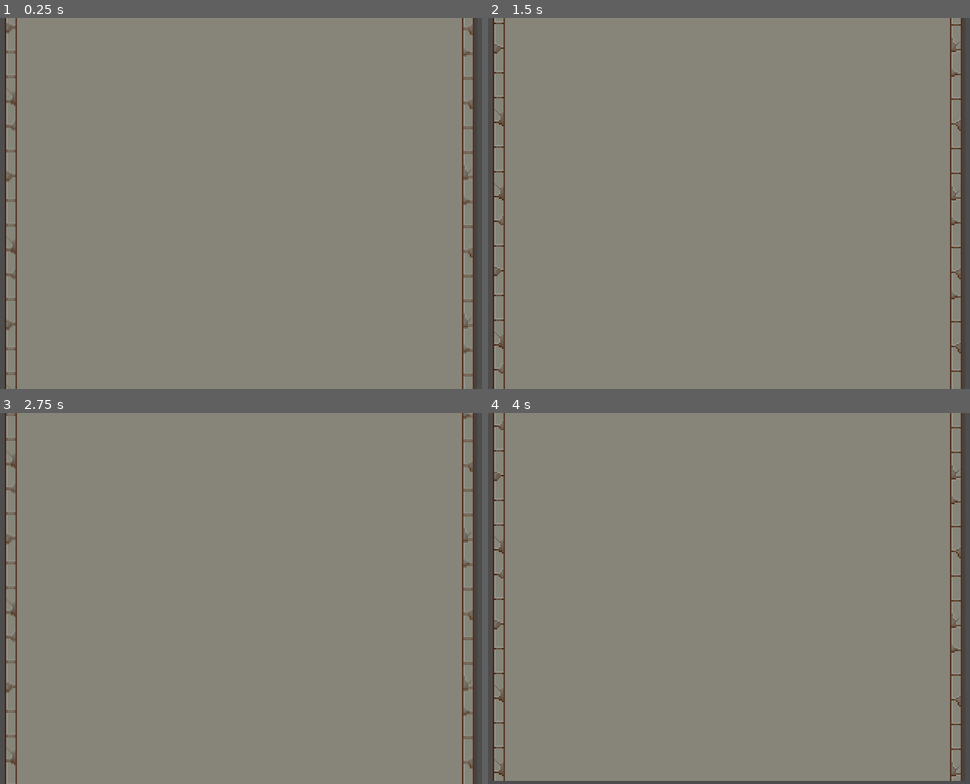
Above: before the commit, frames 1-4 (two rows, left to right).
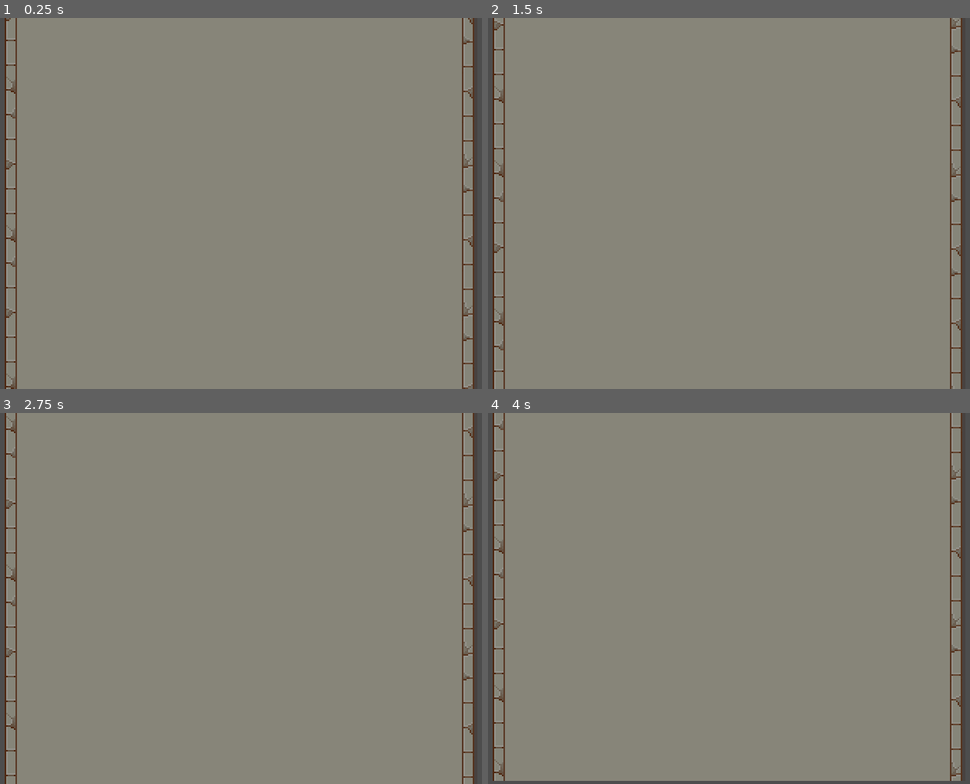
Above: after the commit, the same moments.

Repository: MRU-GDDC/MRUHACKS_WorkShop_2025
Game: Godot game, scene res://Templates/Scenes/Background.tscn
Two runs of this game, one before a commit and one after it. Both use one fixed random seed, a clock stepped at 60 frames per second and the inputs below. Before the commit the project has no main scene; this scene is started directly in both runs.
Inputs:
- Up to frame 1 (0.25 s): no input
- Up to frame 2 (1.5 s): no input
- Up to frame 3 (2.75 s): no input
- Up to frame 4 (4 s): no input

The runs differ from the first frame. In frame 1, 1.1% of the frame differs, in the area x 1-99%, y 0-100%; in frame 2, 0.8%; in frame 3, 1.0%; in frame 4, nothing differs.

Commit message:
final update

Diff:
--- a/2025_fall_workshop/Templates/Scenes/BossAttackSpawner.tscn
+++ b/2025_fall_workshop/Templates/Scenes/BossAttackSpawner.tscn
@@ -3,7 +3,7 @@
 [ext_resource type="Script" uid="uid://cahub8vkh3s4o" path="res://Templates/scripts/boss_bullet_spawner.gd" id="1_up6ur"]
 [ext_resource type="PackedScene" uid="uid://iacx0o04fr3e" path="res://Templates/Scenes/BossProjectile.tscn" id="2_xj44u"]
 
-[node name="Attack_Spawner" type="Node2D"]
+[node name="AttackSpawner" type="Node2D"]
 script = ExtResource("1_up6ur")
 boss_projectile = ExtResource("2_xj44u")
 
--- a/2025_fall_workshop/Templates/Scenes/BossProjectile.tscn
+++ b/2025_fall_workshop/Templates/Scenes/BossProjectile.tscn
@@ -6,7 +6,7 @@
 [sub_resource type="RectangleShape2D" id="RectangleShape2D_p1sfj"]
 size = Vector2(8.03982, 36)
 
-[node name="Boss Projectile" type="Area2D"]
+[node name="BossProjectile" type="Area2D"]
 script = ExtResource("1_k447w")
 
 [node name="CollisionShape2D" type="CollisionShape2D" parent="."]
--- a/2025_fall_workshop/Templates/Scenes/GameEndUi.tscn
+++ b/2025_fall_workshop/Templates/Scenes/GameEndUi.tscn
@@ -2,28 +2,19 @@
 
 [ext_resource type="Script" uid="uid://3h2argymey3" path="res://Templates/scripts/ConclusionUi.gd" id="1_rb6mv"]
 
-[node name="SendScreen" type="Control"]
+[node name="GameEndUi" type="Control"]
 process_mode = 3
+custom_minimum_size = Vector2(320, 240)
 layout_mode = 3
-anchors_preset = 15
-anchor_right = 1.0
-anchor_bottom = 1.0
-grow_horizontal = 2
-grow_vertical = 2
-size_flags_horizontal = 4
+anchors_preset = 0
+offset_right = 320.0
+offset_bottom = 240.0
+size_flags_horizontal = 6
+size_flags_vertical = 6
 script = ExtResource("1_rb6mv")
 
-[node name="Winning" type="Panel" parent="."]
-visible = false
-layout_mode = 1
-anchors_preset = 15
-anchor_right = 1.0
-anchor_bottom = 1.0
-grow_horizontal = 2
-grow_vertical = 2
-rotation = 0.0146618
-
-[node name="VBoxContainer" type="VBoxContainer" parent="Winning"]
+[node name="PanelContainer" type="PanelContainer" parent="."]
+custom_minimum_size = Vector2(320, 240)
 layout_mode = 1
 anchors_preset = 15
 anchor_right = 1.0
@@ -31,12 +22,25 @@
 grow_horizontal = 2
 grow_vertical = 2
 
-[node name="name" type="Label" parent="Winning/VBoxContainer"]
+[node name="Winning" type="Panel" parent="PanelContainer"]
+layout_mode = 2
+size_flags_horizontal = 4
+size_flags_vertical = 4
+
+[node name="VBoxContainer" type="VBoxContainer" parent="PanelContainer/Winning"]
+layout_mode = 1
+anchors_preset = 15
+anchor_right = 1.0
+anchor_bottom = 1.0
+grow_horizontal = 2
+grow_vertical = 2
+
+[node name="name" type="Label" parent="PanelContainer/Winning/VBoxContainer"]
 layout_mode = 2
 size_flags_horizontal = 4
 text = "Game Won"
 
-[node name="score" type="Label" parent="Winning/VBoxContainer"]
+[node name="score" type="Label" parent="PanelContainer/Winning/VBoxContainer"]
 layout_mode = 2
 size_flags_horizontal = 4
 text = "Score
@@ -44,21 +48,16 @@
 horizontal_alignment = 1
 vertical_alignment = 1
 
-[node name="Try again" type="Button" parent="Winning/VBoxContainer"]
+[node name="Try again" type="Button" parent="PanelContainer/Winning/VBoxContainer"]
 layout_mode = 2
 text = "Play Again"
 
-[node name="Lost" type="Panel" parent="."]
-visible = false
-layout_mode = 1
-anchors_preset = 15
-anchor_right = 1.0
-anchor_bottom = 1.0
-grow_horizontal = 2
-grow_vertical = 2
-rotation = 0.0146618
+[node name="Lost" type="Panel" parent="PanelContainer"]
+layout_mode = 2
+size_flags_horizontal = 4
+size_flags_vertical = 4
 
-[node name="VBoxContainer" type="VBoxContainer" parent="Lost"]
+[node name="VBoxContainer" type="VBoxContainer" parent="PanelContainer/Lost"]
 layout_mode = 1
 anchors_preset = 15
 anchor_right = 1.0
@@ -66,14 +65,14 @@
 grow_horizontal = 2
 grow_vertical = 2
 
-[node name="Label" type="Label" parent="Lost/VBoxContainer"]
+[node name="Label" type="Label" parent="PanelContainer/Lost/VBoxContainer"]
 layout_mode = 2
 size_flags_horizontal = 4
 text = "You Lost"
 
-[node name="Button" type="Button" parent="Lost/VBoxContainer"]
+[node name="Button" type="Button" parent="PanelContainer/Lost/VBoxContainer"]
 layout_mode = 2
 text = "Play Again"
 
-[connection signal="pressed" from="Winning/VBoxContainer/Try again" to="." method="_on_try_again_pressed"]
-[connection signal="pressed" from="Lost/VBoxContainer/Button" to="." method="_on_try_again_pressed"]
+[connection signal="pressed" from="PanelContainer/Winning/VBoxContainer/Try again" to="." method="_on_try_again_pressed"]
+[connection signal="pressed" from="PanelContainer/Lost/VBoxContainer/Button" to="." method="_on_try_again_pressed"]
--- a/2025_fall_workshop/Templates/scripts/Boss.gd
+++ b/2025_fall_workshop/Templates/scripts/Boss.gd
@@ -14,7 +14,8 @@
 func take_damage(damage: int):
 	health = health  - damage
 	if health <= 0:
-		#GameManager.GameWon.emit()
+		GameManager.GameWon.emit()
+		GameManager.game_end = true;
 		queue_free()
 
 # Called every frame. 'delta' is the elapsed time since the previous frame.
--- a/2025_fall_workshop/Templates/scripts/ConclusionUi.gd
+++ b/2025_fall_workshop/Templates/scripts/ConclusionUi.gd
@@ -5,15 +5,27 @@
 func _ready() -> void:
 	GameManager.GameWon.connect(player_won)
 	GameManager.GameOver.connect(player_lost)
+	$".".visible = false
+	$PanelContainer/Lost.visible = false;
+	$PanelContainer/Winning.visible = false
 
 	pass # Replace with function body.
 
 func player_won():
-	$Winning.visible = true
-	$Winning/VBoxContainer/score.text = str("score: ",GameManager.score)
+	get_tree().paused = true
+
+	$".".visible = true
+
+	$PanelContainer/Winning.visible = true
+	$PanelContainer/Lost.visible = false;
+	$PanelContainer/Winning/VBoxContainer/score.text = str("score: ",GameManager.score)
 
 func player_lost():
-	$Lost.visible = true;
+	get_tree().paused = true
+	$".".visible = true
+	$PanelContainer/Lost.visible = true;
+	$PanelContainer/Winning.visible = false
+
 
 # Called every frame. 'delta' is the elapsed time since the previous frame.
 func _process(delta: float) -> void:
--- a/2025_fall_workshop/Templates/scripts/backgrond.gd
+++ b/2025_fall_workshop/Templates/scripts/backgrond.gd
@@ -5,5 +5,5 @@
 func _ready() -> void:
 	var tween = get_tree().create_tween()
 	tween.set_loops(0)
-	tween.tween_property($".","position",Vector2(0,630),(1))
+	tween.tween_property($".","position",Vector2(0,600),(1))
 	tween.chain().tween_property($".","position",Vector2(0,0),(0))
--- a/2025_fall_workshop/project.godot
+++ b/2025_fall_workshop/project.godot
@@ -11,8 +11,13 @@
 [application]
 
 config/name="2025_Fall_workshop"
+run/main_scene="uid://xgemv584exsj"
 config/features=PackedStringArray("4.4", "GL Compatibility")
 config/icon="res://Templates/icon.svg"
+
+[autoload]
+
+GameManager="*res://todelete/game_manager.gd"
 
 [display]
 
@@ -22,6 +27,14 @@
 window/size/window_height_override=480
 window/stretch/mode="viewport"
 
+[input]
+
+FireProjectile={
+"deadzone": 0.2,
+"events": [Object(InputEventKey,"resource_local_to_scene":false,"resource_name":"","device":-1,"window_id":0,"alt_pressed":false,"shift_pressed":false,"ctrl_pressed":false,"meta_pressed":false,"pressed":false,"keycode":0,"physical_keycode":32,"key_label":0,"unicode":32,"location":0,"echo":false,"script":null)
+]
+}
+
 [rendering]
 
 renderer/rendering_method="gl_compatibility"
Renamed: 2025_fall_workshop/Assets/top_health.png -> 2025_fall_workshop/Assets/Progress_health.png
Not shown, changed: 2025_fall_workshop/Assets/Progress_health.png.import
